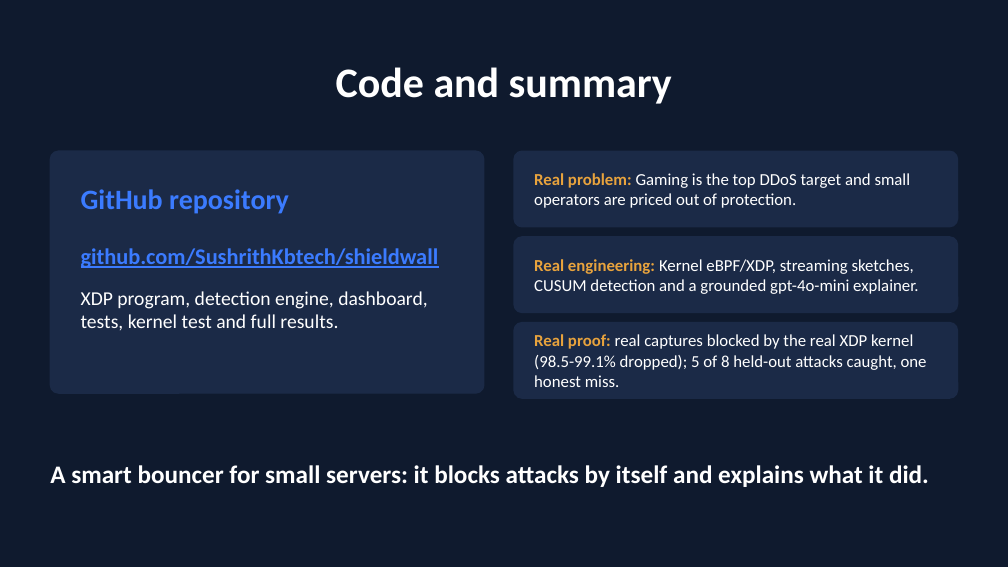
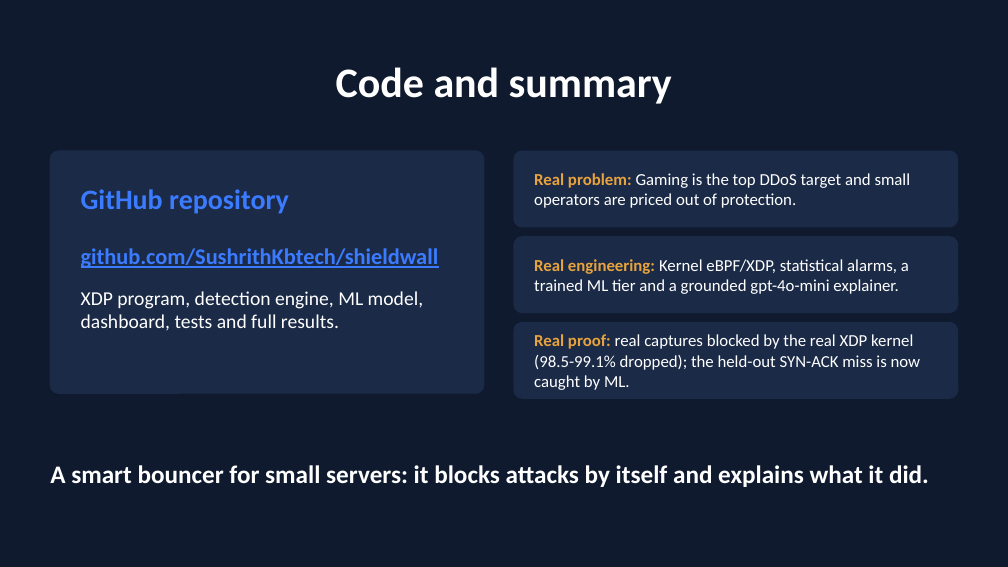
Before and after one commit to SushrithKbtech/shieldwall, a slide deck: slide 7 of docs/ShieldWall_presentation.pptx. Drawn at 1008x567 pixels with LibreOffice and Linux fonts; fonts in the diff are those of the drawing. Boxes give left, top, right and bottom in pixels: in the first picture for what was removed or moved away, otherwise in the second. Text is boxed around its words. In the diff, an @@ line names an element or a change of style, - is before the commit and + after.

Commit message:
Finish the three-tier cascade: SYN-ACK mitigation, ML on real captures, live analyst
- Kernel: count SYN-ACKs and match them in a rule (RULE_SYNACK); the controller rate-limits
  SYN-ACK reflection from unknown sources. ML-named attacks now map to the same rules as
  fingerprinted ones, so an attack the ML tier names is actually blocked.
- ML tier: features the live kernel path can provide (SYN-ACK share replaces destination-port
  entropy), shieldwall ml-train with real-capture scoring and a window cache, confidence-aware
  results; the shipped model learns from simulated traffic only (training on the development
  captures did worse on the held-out ones, both reported). Pinned to scikit-learn 1.7.2.
- Tier 3: packet sampler so the analyst runs under shieldwall live; analyst field guide, null-text
  parsing, heuristic prefers reflection evidence over blocking a public resolver;
  shieldwall analyst-eval (gpt-4o-mini vs heuristic).
- Results: held-out rerun (SYN-ACK now named and blocked), SYN-ACK capture through the real
  kernel, 200-trial metrics with and without the ML tier, analyst evaluation.
- Tests for the ML tier, cascade routing and analyst; CI runs them with and without the model.
- Dashboard, README, talk script, runbook and slides updated.

```diff
--- a/docs/ShieldWall_presentation.pptx
+++ b/docs/ShieldWall_presentation.pptx
@@ text at [534, 259, 909, 294]: text changed @@
-Real engineering: Kernel eBPF/XDP, streaming sketches, CUSUM detection and a grounded gpt-4o-mini explainer.
+Real engineering: Kernel eBPF/XDP, statistical alarms, a trained ML tier and a grounded gpt-4o-mini explainer.
@@ text at [81, 291, 423, 331]: text changed @@
-XDP program, detection engine, dashboard, tests, kernel test and full results.
+XDP program, detection engine, ML model, dashboard, tests and full results.
@@ text at [534, 334, 921, 390]: text changed @@
-Real proof: real captures blocked by the real XDP kernel (98.5-99.1% dropped); 5 of 8 held-out attacks caught, one honest miss.
+Real proof: real captures blocked by the real XDP kernel (98.5-99.1% dropped); the held-out SYN-ACK miss is now caught by ML.
```
Also in this commit, not shown: 4 other slides changed, 48 other files.
